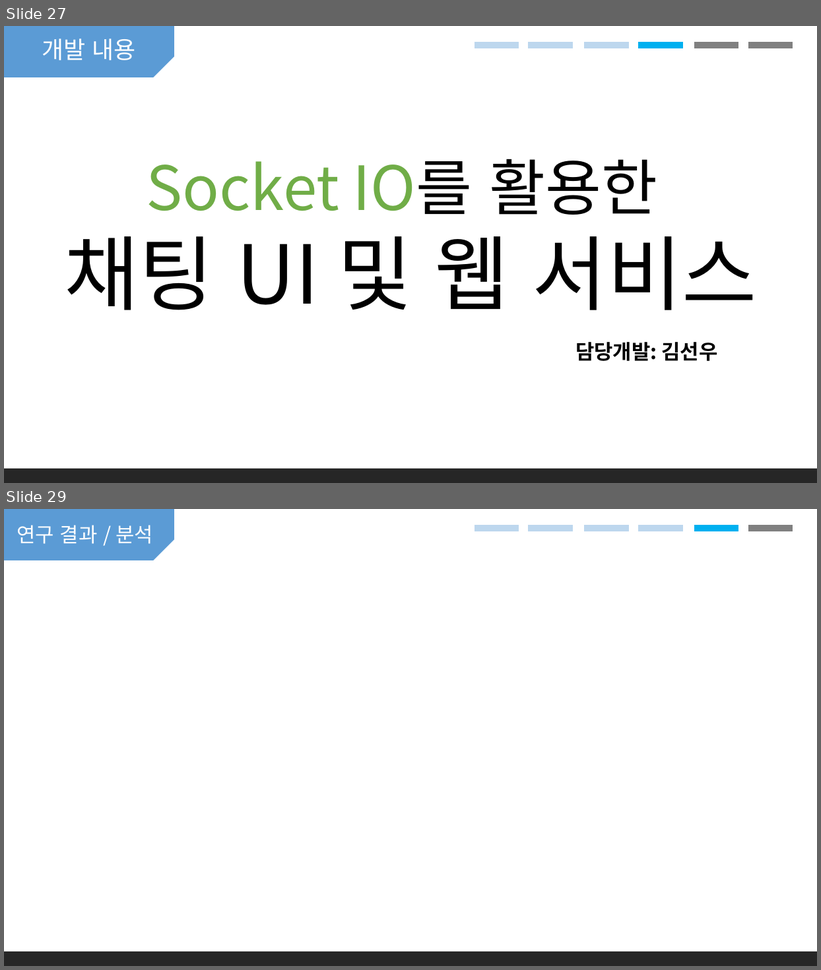
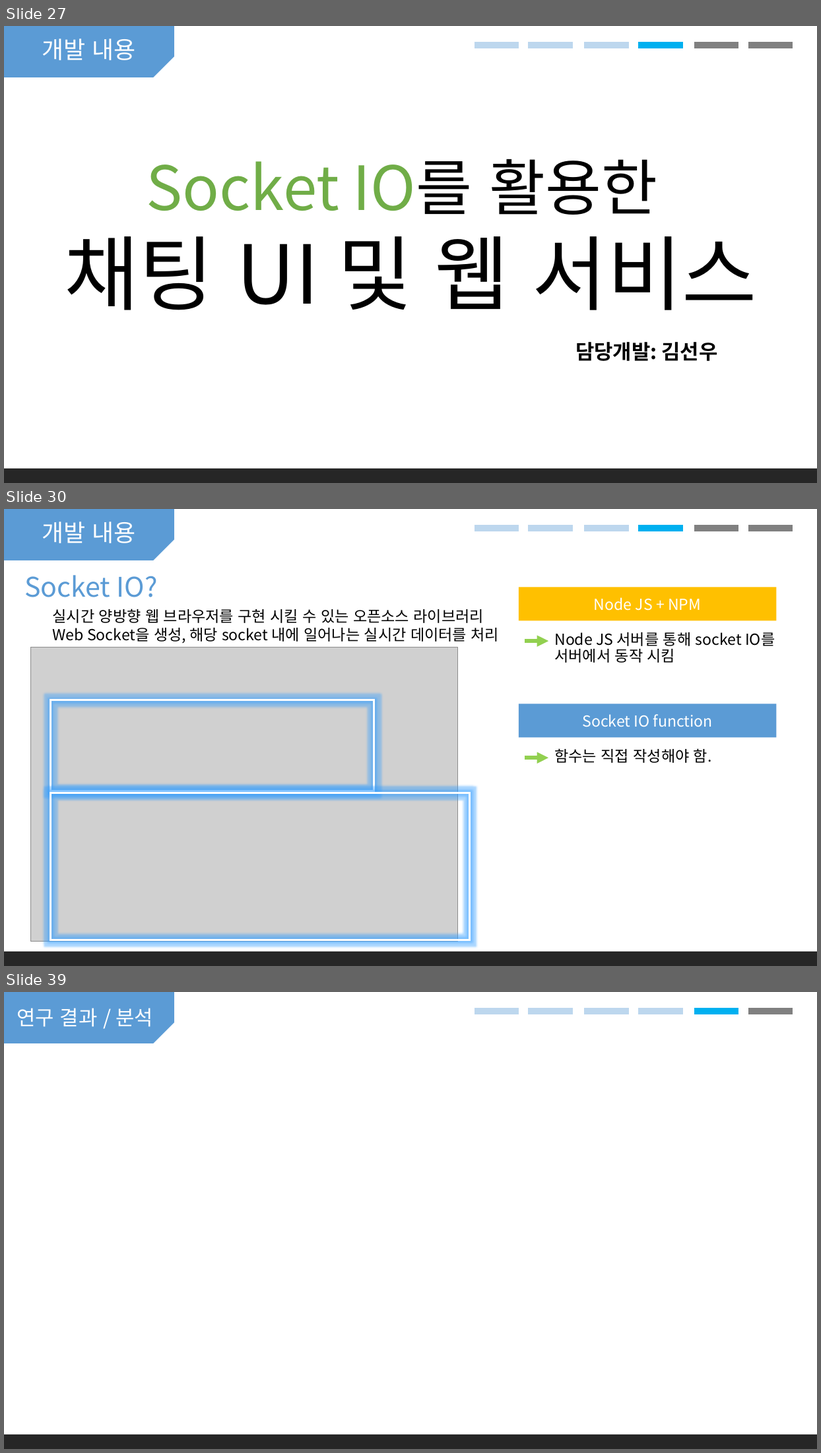
Before and after one commit to Aromdami/HybridAICharacter, a slide deck: 발표자료.pptx. Shown one above the other, each under a label of ours: slides 27 and 29 before the commit, slides 27, 30 and 39 after it; the slides between them are not shown. The pictures are 821x970 and 821x1453 pixels, drawn with LibreOffice and Linux fonts; fonts in the diff are those of the drawing; grey boxes stand for pictures. Boxes give left, top, right and bottom in pixels: in the first picture for what was removed or moved away, otherwise in the second. Text is boxed around its words. In the diff, an @@ line names an element or a change of style, - is before the commit and + after.

Commit message:
Unity 업데이트

```diff
--- a/발표자료.pptx
+++ b/발표자료.pptx
@@ slide 30 added at <box>4,509,817,966</box>, background #FFFFFF @@
@@ snip rect added at <box>4,509,174,560</box>, fill #5B9BD5 @@
@@ text added at <box>42,522,136,543</box>, 28 pt, text #FFFFFF @@
+개발 내용
@@ line added from (475, 528) to (519, 528), #BDD7EE 8.25 pt @@
@@ line added from (529, 528) to (573, 528), #BDD7EE 8.25 pt @@
@@ line added from (585, 528) to (629, 528), #BDD7EE 8.25 pt @@
@@ line added from (638, 528) to (683, 528), #D9D9D9 8.25 pt @@
@@ line added from (638, 528) to (683, 528), #00B0F0 8.25 pt @@
@@ line added from (694, 528) to (739, 528), #808080 8.25 pt @@
@@ line added from (748, 528) to (793, 528), #808080 8.25 pt @@
@@ text added at <box>24,575,158,597</box>, 32 pt, text #5B9BD5 @@
+Socket IO?
@@ rectangle added at <box>519,587,777,621</box>, fill #FFC000, 18 pt, text #FFFFFF @@
+Node JS + NPM
@@ text added at <box>53,609,500,643</box>, 18 pt, text #000000 @@
+실시간 양방향 웹 브라우저를 구현 시킬 수 있는 오픈소스 라이브러리
+Web Socket을 생성, 해당 socket 내에 일어나는 실시간 데이터를 처리
@@ picture added at <box>30,647,458,941</box> @@
@@ arrow added from (525, 642) to (548, 642), #92D050 4.5 pt @@
@@ text added at <box>554,632,775,663</box>, 18 pt, text #000000 @@
+Node JS 서버를 통해 socket IO를 서버에서 동작 시킴
@@ rectangle added at <box>50,700,374,791</box>, outline #FFFFFF 2.25 pt @@
@@ rectangle added at <box>519,704,777,738</box>, fill #5B9BD5, 18 pt, text #FFFFFF @@
+Socket IO function
@@ arrow added from (525, 758) to (548, 758), #92D050 4.5 pt @@
@@ text added at <box>554,749,712,763</box>, 18 pt, text #000000 @@
+함수는 직접 작성해야 함.
@@ rectangle added at <box>50,793,469,940</box>, outline #FFFFFF 2.25 pt @@
@@ rectangle added at <box>4,952,817,966</box>, fill #262626 @@
@@ what was slide 29 is now slide 39 @@
```
Also in this commit, not shown: 1 slide changed, 9 other slides added, 4 other files.
